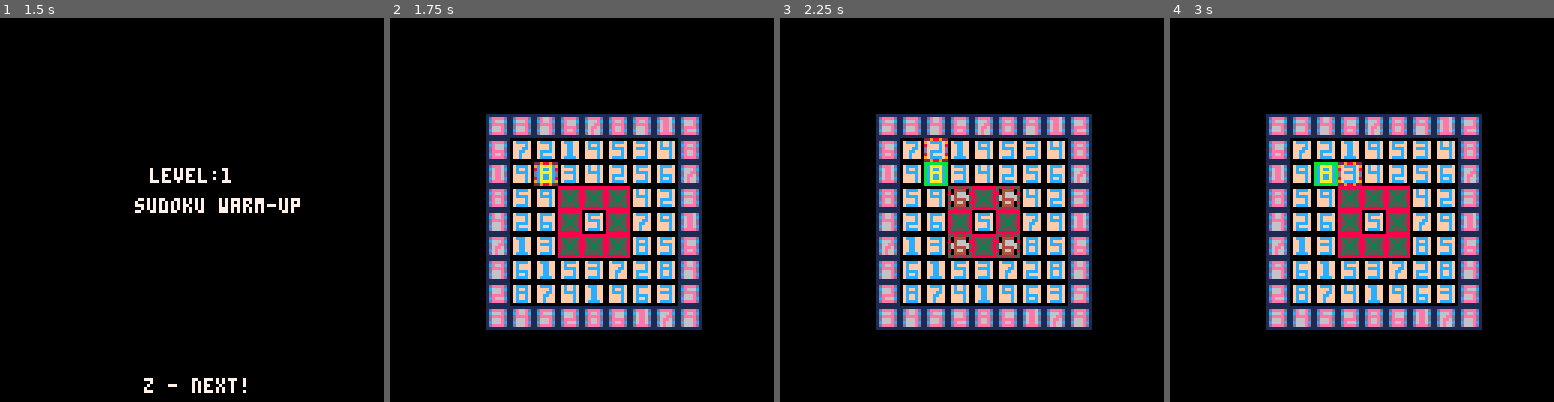
Above: before the commit, frames 1-4 (left to right).
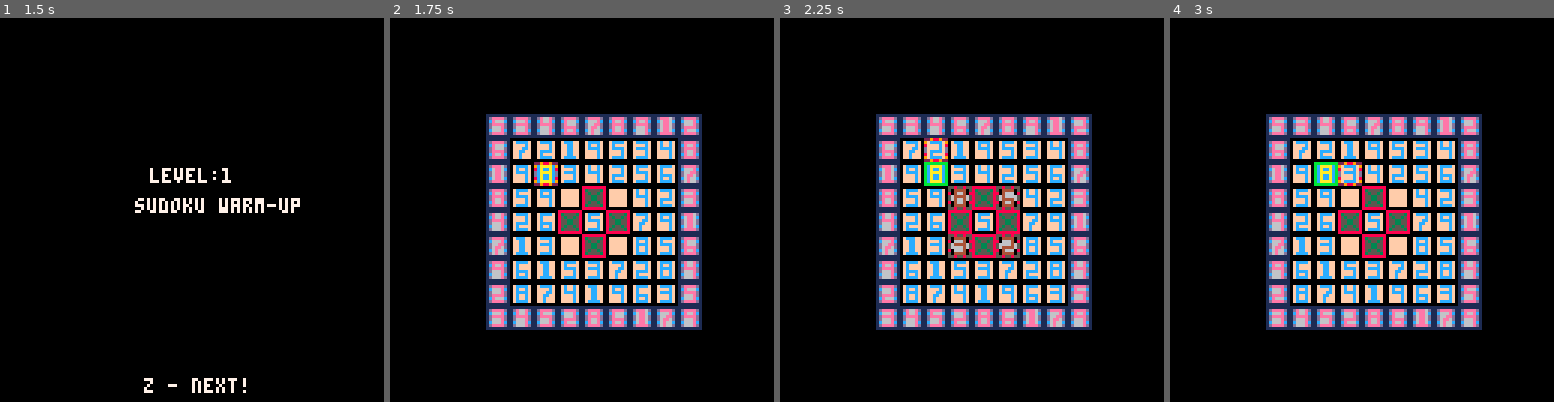
Above: after the commit, the same moments.

Repository: campbell-godfrey/Sokoban
Game: PICO-8 cartridge sudokuban.p8
The game is run twice, just before and just after one commit, with the same random seed, the same clock (stepped at 60 frames per second) and the same inputs.
Inputs:
- Up to frame 1 (1.5 s): tap X (X key) at 0.33, 1.07 s; tap O (Z key) at 0.7 s
- Up to frame 2 (1.75 s): hold Right from 1.6 s (still down); tap O (Z key) at 1.7 s
- Up to frame 3 (2.25 s): tap X (X key) at 1.85 s; release Right at 2.1 s; tap O (Z key) at 2.1 s; hold Up from 2.15 s (still down)
- Up to frame 4 (3 s): release Up at 2.42 s; hold Right from 2.47 s (still down); tap O (Z key) at 2.5, 2.9 s; tap X (X key) at 2.97 s

Frame 1 is identical in both runs. In frame 2, 1.6% of the frame differs, in the area x 43-63%, y 43-63%; in frame 3, 0.1%; in frame 4, 1.6%.

Commit message:
Update sudokuban.p8

Diff:
--- a/sudokuban.p8
+++ b/sudokuban.p8
@@ -4,6 +4,8 @@
 --crates setup
 crt_col=9
 plr_spr=1
+--function def_crt_spr(x,y)
+--
 def_crt_spr=48
 def_grnd_spr=16
 def_trgt_spr=52
@@ -94,6 +96,7 @@
 			sx = x-(gm.level.x*8)
 			sy = y-(gm.level.y*8)
 			curr_tile=get_map_pos(sx,sy)
+			curr_tile_m=mget(sx,sy)
 			curr_tile_flag=fget(curr_tile)
 			if__crate=fget(curr_tile,1)
 			if__flag=fget(curr_tile,7)
@@ -112,15 +115,34 @@
 				if(if__flag==true)then
 					org_crt_spr=mget(map_x,map_y)
 				elseif(if__crate==true)then
-					org_crt_spr=def_crt_spr
+					if curr_tile_flag==10 then
+						org_crt_spr=44
+					elseif curr_tile_flag==18 then
+						org_crt_spr=45
+					elseif curr_tile_flag==38 then
+						org_crt_spr=46
+					elseif curr_tile_flag==66 then
+						org_crt_spr=47
+					elseif curr_tile_flag==70 then
+						org_crt_spr=48
+					elseif curr_tile_flag==74 then
+						org_crt_spr=49
+					elseif curr_tile_flag==82 then
+						org_crt_spr=50
+					elseif curr_tile_flag==98 then
+						org_crt_spr=51
+					else
+						org_crt_spr=43
+						--org_crt_spr=def_crt_spr
+					end
 				end
 				add(gm.level.crates,{id=crt_cnt,x=x,y=y,org_spr=org_crt_spr})
 				--copy of table for resets
 				add(gm.level.crates_init,{id=crt_cnt,x=x,y=y,org_spr=org_crt_spr})
 				--sets the tile to a ground tile instead
-				if(if__flag)then
+				if(if__crate)then
 					mset(map_x,map_y,16)
-				elseif(if__crate==true)then
+				elseif(if__flag)then
 					add(gm.level.targets,{id=trgt_cnt,x=x,y=y})
 					trgt_cnt=trgt_cnt+1
 					mset(map_x,map_y,def_trgt_spr)
@@ -202,15 +224,15 @@
 	local result = false
 	for i=1,#gm.level.crates do
 		for x=1,#gm.level.targets do
-		crates_m=mget(gm.level.crates[i].x,gm.level.crates[i].y)
-		targets_m=mget(gm.level.targets[x].x,gm.level.targets[x].y)
-		crates_num=fget(crates_m)
-		targets_num=fget(targets_m)
-		if (crates_num-2)==(targets_num-128)then
-			if((gm.level.crates[i].x==gm.level.targets[x].x)and(gm.level.crates[i].y==gm.level.targets[x].y))then
-				cnt=cnt+1
+			crates__m=mget(gm.level.crates[i].x,gm.level.crates[i].y)
+			targets__m=mget(gm.level.targets[x].x,gm.level.targets[x].y)
+			crates_num=fget(crates__m)
+			targets_num=fget(targets__m)
+			if (crates_num-2)==(targets_num-128)then
+				if((gm.level.crates[i].x==gm.level.targets[x].x)and(gm.level.crates[i].y==gm.level.targets[x].y))then
+					cnt=cnt+1
+				end
 			end
-		end
 		end
 	end
 	if(cnt==#gm.level.crates)then
@@ -627,9 +649,9 @@
 2523242627282921222523202027202020202020202020202020202020202020150000000000000000000000000000000000000000000000000000000000000000000000000000000000000000000000000000000000000000000000000000000000000000000000000000000000000000000000000000000000000000000000
 2617121119151314282610101119151010202012121212101010202012121220150000000000000000000000000000000000000000000000000000000000000000000000000000000000000000000000000000000000000000000000000000000000000000000000000000000000000000000000000000000000000000000000
 21193d1314121516272019181010101016202012121212101010202012121220150000000000000000000000000000000000000000000000000000000000000000000000000000000000000000000000000000000000000000000000000000000000000000000000000000000000000000000000000000000000000000000000
-281519320a301412232810101016101010232012121212101012202012121220150000000000000000000000000000000000000000000000000000000000000000000000000000000000000000000000000000000000000000000000000000000000000000000000000000000000000000000000000000000000000000000000
+281519320a301412232833101016103110232012121212101012202012121220150000000000000000000000000000000000000000000000000000000000000000000000000000000000000000000000000000000000000000000000000000000000000000000000000000000000000000000000000000000000000000000000
 2412160c15071719212410101810131010212012121212101010202012121220150000000000000000000000000000000000000000000000000000000000000000000000000000000000000000000000000000000000000000000000000000000000000000000000000000000000000000000000000000000000000000000000
-2711132d062c1815262710101012101010262012121212101010202012121220000000000000000000000000000000000000000000000000000000000000000000000000000000000000000000000000000000000000000000000000000000000000000000000000000000000000000000000000000000000000000000000000
+2711132d062c1815262710321012101010262012121212101010202012121220000000000000000000000000000000000000000000000000000000000000000000000000000000000000000000000000000000000000000000000000000000000000000000000000000000000000000000000000000000000000000000000000
 2916111513171218242016101010101218202012121212101012202012121220000000000000000000000000000000000000000000000000000000000000000000000000000000000000000000000000000000000000000000000000000000000000000000000000000000000000000000000000000000000000000000000000
 2218171411191613252010101411191010252010101010101010202020202020000000000000000000000000000000000000000000000000000000000000000000000000000000000000000000000000000000000000000000000000000000000000000000000000000000000000000000000000000000000000000000000000
 2324252228262127292020202028202027292020202020202020202020202020000000000000000000000000000000000000000000000000000000000000000000000000000000000000000000000000000000000000000000000000000000000000000000000000000000000000000000000000000000000000000000000000
